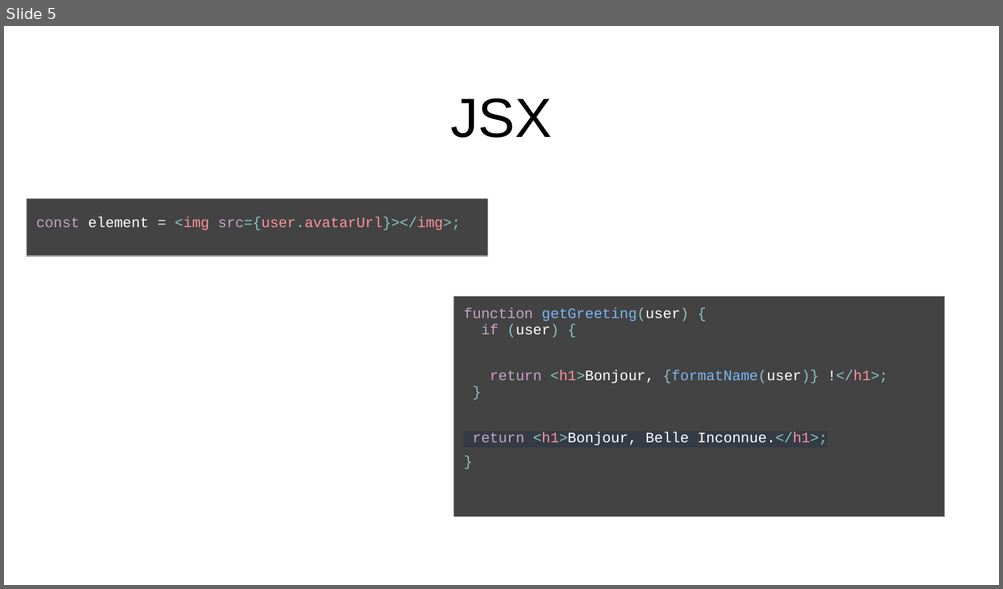
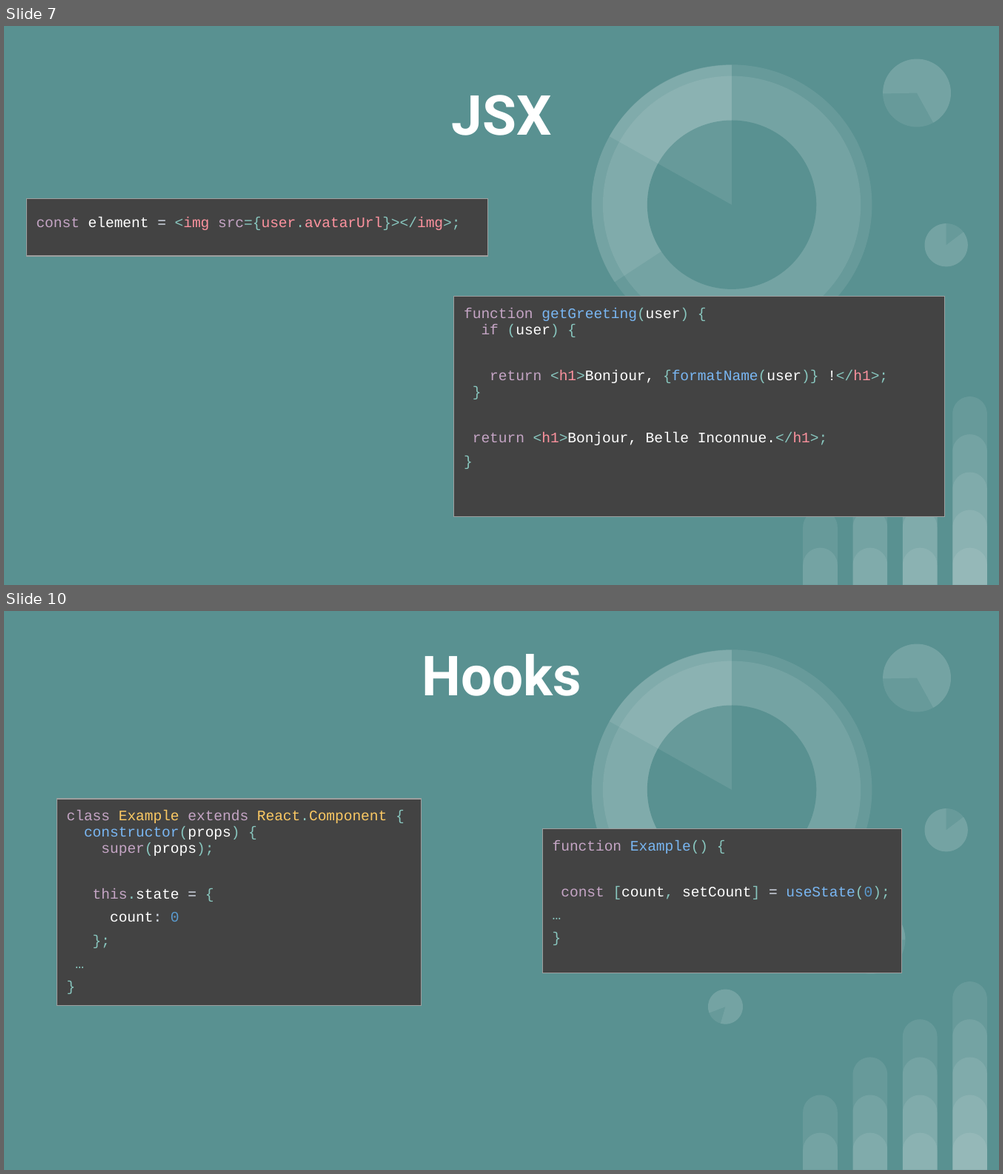
Before and after one commit to FXpel/IFI_React, a slide deck: cours/IFI_React.pptx. Shown one above the other, each under a label of ours: slide 5 before the commit, slides 7 and 10 after it; the slides between them are not shown. The pictures are 1003x589 and 1003x1174 pixels, drawn with LibreOffice and Linux fonts; fonts in the diff are those of the drawing. Boxes give left, top, right and bottom in pixels: in the first picture for what was removed or moved away, otherwise in the second. Text is boxed around its words. In the diff, an @@ line names an element or a change of style, - is before the commit and + after.

Commit message:
feat(cours react): derniere version du diapo

```diff
--- a/cours/IFI_React.pptx
+++ b/cours/IFI_React.pptx
@@ slide 10 added at (4,611,999,1170), background #599191; not listed: 28 template elements that a slide beside it also shows @@
@@ title added at (421,654,580,696), 40 pt, text #FFFFFF, bold @@
+Hooks
@@ table added at (57,799,421,1125), 1 rows, 1 columns @@
+class Example extends React.Component { / constructor(props) { / super(props); / this.state = { / count: 0 / }; / … / }
@@ table added at (542,829,901,1155), 1 rows, 1 columns @@
+function Example() { / const [count, setCount] = useState(0); / … / }
@@ what was slide 5 is now slide 7 @@
@@ slide 7 changed as well @@
@@ background #FFFFFF to #599191 @@
@@ title "JSX" at (452,95,552,136): font Arial to Roboto, text colour #000000 to #FFFFFF, bold on; vertical alignment bottom to middle @@
@@ group added at (552,26,967,383): 5 ellipses, 4 pie slice (boxed as its full ellipse)s @@
@@ table at (453,297,944,585) @@
@@ highlight #353B45 to none in "return <h1>Bonjour, Belle Inconnue.</h1>;" @@
@@ group added at (802,397,987,585): 14 round same rects @@
```
Also in this commit, not shown: 7 other slides changed, 6 other slides added, 3 slides removed, 1 other file.
